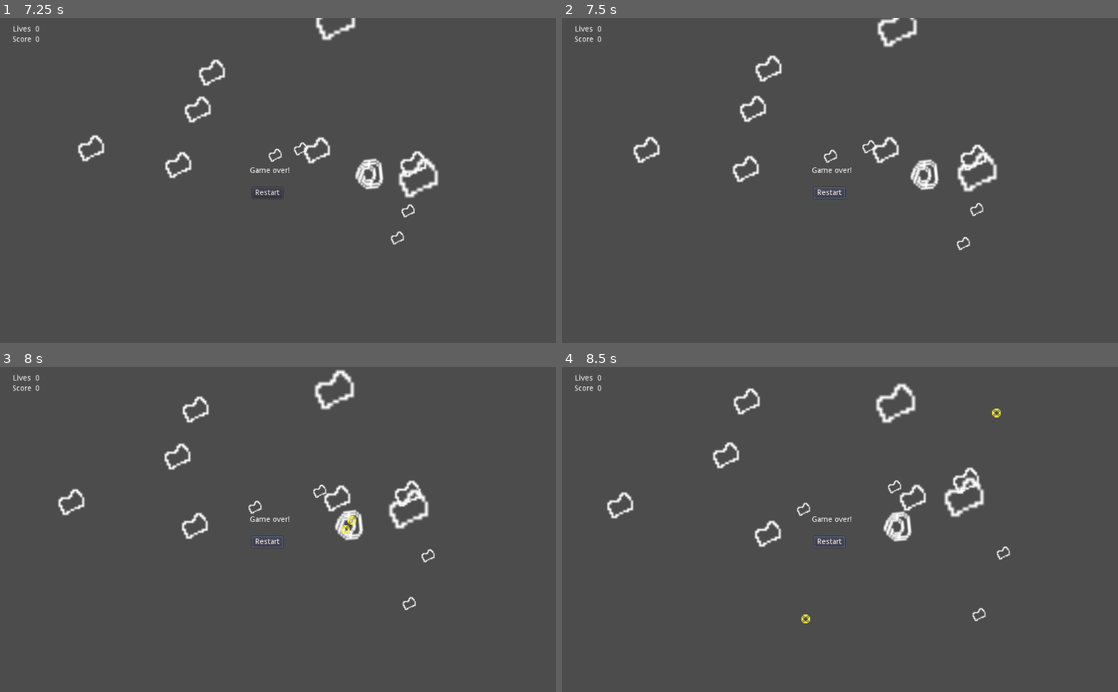
Above: before the commit, frames 1-4 (two rows, left to right).
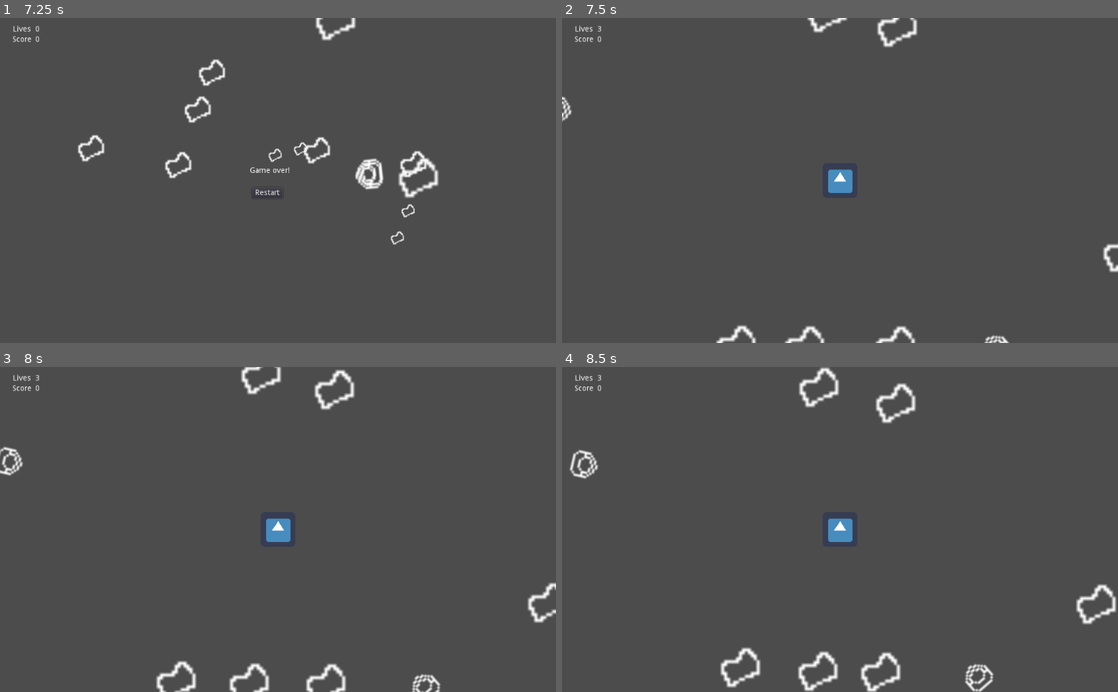
Above: after the commit, the same moments.

Repository: marianafcosta/asteroids
Game: Godot game, scene res://Root.tscn
Two runs of this game, one before a commit and one after it. Both use one fixed random seed, a clock stepped at 60 frames per second and the inputs below. The engine's default icon, where the game draws it, is replaced by a stand-in: a white triangle on a blue panel in a dark square.
Inputs (mouse positions are in pixels of both pictures, inside the frame that each line leads up to):
- Up to frame 1 (7.25 s): tap Enter (ui_accept) at 0.5, 0.77, 1.52, 3.02, 3.77, 4.52, 6.02, 6.77 s; hold Up (ui_up) 0.53-2.03 s; hold Left (ui_left) 2.03-4.28 s; hold Right (ui_right) 4.28-5.03 s; hold Up (ui_up) 5.03-5.78 s; hold Right (ui_right) from 5.78 s (still down)
- Up to frame 2 (7.5 s): release Right (ui_right) at 7.25 s; click "Restart" at 7.25 s
- Up to frame 3 (8 s): no input
- Up to frame 4 (8.5 s): click (828, 542) at 8 s, where only the run before the commit has a clickable "Restart"

Frame 1 is identical in both runs. In frame 2, 3.1% of the frame differs, in the area x 0-100%, y 0-100%; in frame 3, 3.9%; in frame 4, 4.6%, in the area x 1-100%, y 0-100%.

Commit message:
Add option to restart

Diff:
--- a/EnemySpawner.gd
+++ b/EnemySpawner.gd
@@ -22,15 +22,17 @@
 	var spaceship_instance = spaceship_scene.instance()
 	self.add_child(spaceship_instance)
 
-# Called when the node enters the scene tree for the first time.
-func _ready():
-	screen_size = get_viewport_rect().size
-
+func init():
 	rng.randomize()
 	for n in range(5):
 		if (n < 2):
 			spawn_spaceship()
 		spawn_asteroid()
+
+# Called when the node enters the scene tree for the first time.
+func _ready():
+	screen_size = get_viewport_rect().size
+	init()
 
 
 func _on_Asteroids_children_spawned(instances):
@@ -46,3 +48,11 @@
 
 	if asteroids < 5:
 		spawn_asteroid()
+
+func _on_Restart_pressed():
+	var children = self.get_children()
+	for child_idx in range(0, children.size() - 1):
+		children[child_idx].queue_free()
+	asteroids = 5
+	spaceships = 2
+	init()
--- a/Player.gd
+++ b/Player.gd
@@ -34,9 +34,11 @@
 	projectiles.append(projectile_instance)
 
 func _ready():
+	# TODO: Rename this signal to be more generic
 	screen_size = get_viewport_rect().size
 	self.connect("on_life_lost", get_tree().root.get_node("Root/UI"), "_on_Player_life_lost")
 	self.connect("on_game_over", get_tree().root.get_node("Root/UI"), "_on_Player_game_over")
+	emit_signal("on_life_lost", lives)
 
 func _process(delta):
 	var velocity = Vector2()
--- a/Root.gd
+++ b/Root.gd
@@ -2,9 +2,13 @@
 
 signal on_score_change
 
+var player_scene = preload("res://Player.tscn")
+var screen_size
+
 var score = 0;
 
 func _ready():
+	screen_size = get_viewport_rect().size
 	self.connect("on_score_change", self.get_node("UI"), "_on_Root_score_change")
 
 func _on_Player_game_over():
@@ -17,3 +21,10 @@
 func _on_Asteroid_destroyed():
 	score += 5
 	emit_signal("on_score_change", score)
+
+func _on_Restart_pressed():
+	score = 0
+	emit_signal("on_score_change", score)
+	var player_instance = player_scene.instance()
+	player_instance.global_position = screen_size / 2
+	self.add_child(player_instance)
--- a/Root.tscn
+++ b/Root.tscn
@@ -82,4 +82,6 @@
 "_edit_use_anchors_": false
 }
 
+[connection signal="pressed" from="UI/Restart" to="." method="_on_Restart_pressed"]
+[connection signal="pressed" from="UI/Restart" to="EnemySpawner" method="_on_Restart_pressed"]
 [connection signal="pressed" from="UI/Restart" to="UI" method="_on_Restart_pressed"]
--- a/UI.gd
+++ b/UI.gd
@@ -15,6 +15,7 @@
 	$Restart.visible = show
 
 func _on_Player_life_lost(lives):
+	print("hi")
 	update_lives(lives)
 
 func _on_Root_score_change(score):
@@ -23,6 +24,6 @@
 func _on_Player_game_over():
 	toggleGameOverMsg(true)
 
+
 func _on_Restart_pressed():
-	# TODO
-	print("Game restarted")
+	toggleGameOverMsg(false)
